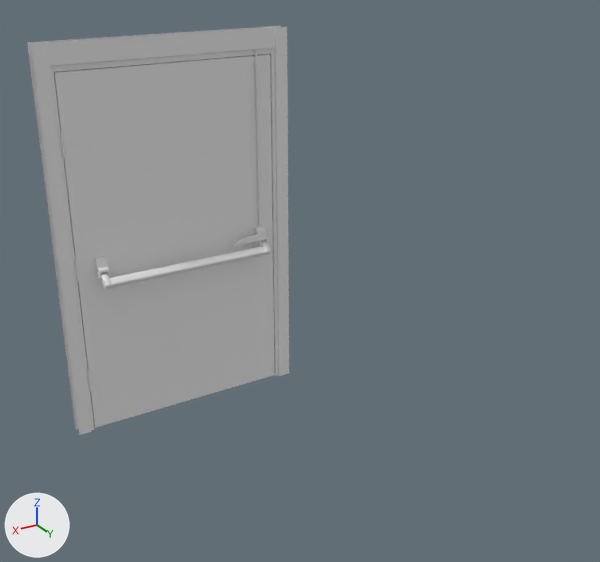
An edit to the Blender file Assets/Models/DoorOptions/Single/4ft/Flush4FTSingle.blend, drawn before and after from the same camera.
Rendered twice from a 50 mm camera at (2.31, 4.2, 2.73) aimed at (0.36, 0.95, 1.1). The axes (+X, +Y, +Z) are drawn at lower left. The lights are the same throughout. Materials are left out; every surface is plain grey.

Names of what the first picture shows: 'DoorOption2', 'PushBar'.
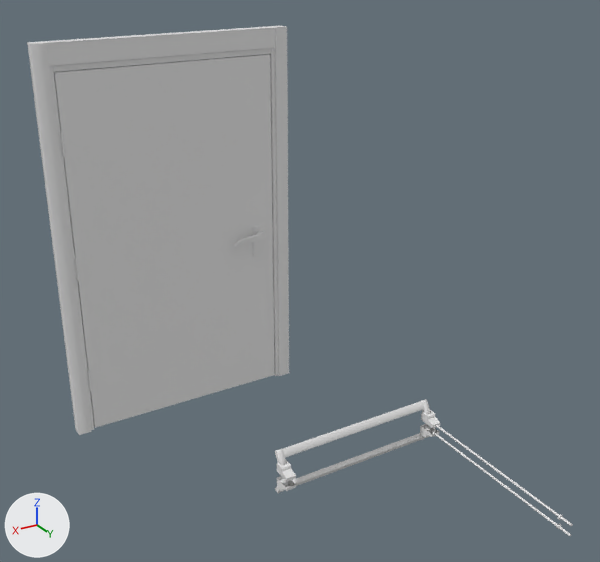
The newer file is also turned or shifted as a whole; pictures and numbers use the older file's frame.

What differs and where, as boxes [x1, y1, x2, y2] in the pictures (600 x 562 px; the box of a moved part takes in the faces that stretch with it):
'PushBar', reshaped, moved, rescaled (69% wider, 42% shorter): before [95, 51, 271, 289]; after [275, 399, 573, 536]
part 1 of me_cube_002, added: after [27, 26, 286, 434]
part 2 of me_cube_004, moved or reshaped (not visible before): after [275, 449, 287, 466]
part 3 of me_cube_004, moved or reshaped: before [110, 246, 266, 287]; after [283, 401, 424, 458]
part 4 of me_cube_004, moved or reshaped (not visible before): after [419, 399, 431, 414]
part 5 of me_cube_004, moved or reshaped: before [95, 257, 110, 279]; after [277, 460, 296, 482]
part 6 of me_cube_004, moved or reshaped: before [255, 226, 268, 246]; after [421, 410, 440, 428]
part 7 of me_cube_004, moved or reshaped: before [255, 51, 261, 227]; after [436, 424, 573, 527]
part 8 of me_cube_004, moved or reshaped: before [260, 240, 271, 255]; after [275, 486, 283, 493]
part 9 of me_cube_004, moved or reshaped (not visible before): after [292, 433, 422, 486]
part 10 of me_cube_004, moved or reshaped: before [101, 272, 112, 289]; after [420, 433, 425, 440]
part 11 of me_cube_004, moved or reshaped (not visible before): after [277, 476, 296, 491]
part 12 of me_cube_004, moved or reshaped (not visible before): after [420, 424, 440, 438]
part 13 of me_cube_004, moved or reshaped (not visible before): after [435, 433, 571, 536]

Edits to the bpy script that builds the scene:
```text
Change me_cube_002:
    where me_cube_002.from_pydata(...)  # 1312 vertices, 1223 faces; spans x 0.41..1.82, y -0.03..0.03, z 0.0..2.2
    verts and faces of me_cube_002; kept vertices keep their numbers, new ones are numbered from 1312
    me_cube_002 part 1
    add verts[1312] = (1.12, 0.0, 0.01)
    add edges += [(1214, 1312), (1230, 1312)]
    add faces += [(104, 106, 107, 105), (20, 22, 106, 104), (20, 21, 23, 22)]
Change me_cube_004:
    where me_cube_004.from_pydata(...)  # 732 vertices, 732 faces; spans x -1.087..-0.046, y -0.138..0.138, z 1.052..2.224
    used by ob_pushbar; location = (0.011, 0.0, -0.141); scale = (-1.0, 1.0, 1.0)
    me_cube_004 part 2: the loose piece of 72 vertices spanning x -0.093..-0.055, y -0.138..-0.041, z 1.052..1.127 is turned -90 degrees about the x axis through its middle, then moved by (0.548, 1.039, -1.0)
    me_cube_004 part 3: the loose piece of 24 vertices spanning x -1.041..-0.091, y 0.083..0.136, z 1.053..1.1 is multiplied about its middle by the matrix ((-1.0, 0.0, 0.0), (0.0, 0.0, 1.0), (0.0, 1.0, 0.0)), then moved by (0.548, 0.827, -0.967)
    me_cube_004 part 4: the loose piece of 72 vertices spanning x -1.077..-1.039, y -0.138..-0.041, z 1.052..1.127 is turned -90 degrees about the x axis through its middle, then moved by (0.548, 1.039, -1.0)
    me_cube_004 part 5: the loose piece of 54 vertices spanning x -1.087..-1.03, y 0.021..0.077, z 1.09..1.197 is multiplied about its middle by the matrix ((-1.0, 0.0, 0.0), (0.0, 0.0, 1.0), (0.0, 1.0, 0.0)), then moved by (1.532, 0.954, -1.095)
    me_cube_004 part 6: the loose piece of 95 vertices spanning x -0.103..-0.046, y 0.021..0.077, z 1.09..1.197 is multiplied about its middle by the matrix ((-1.0, 0.0, 0.0), (0.0, 0.0, 1.0), (0.0, 1.0, 0.0)), then moved by (-0.436, 0.954, -1.095)
    me_cube_004 part 7: the loose piece of 17 vertices spanning x -0.081..-0.068, y 0.024..0.037, z 1.186..2.224 is multiplied about its middle by the matrix ((-1.0, 0.0, 0.0), (0.0, 0.0, 1.0), (0.0, 1.0, 0.0)), then moved by (-0.436, 1.534, -1.675)
    me_cube_004 part 8: the loose piece of 72 vertices spanning x -0.093..-0.055, y 0.041..0.138, z 1.052..1.127 is turned -90 degrees about the x axis through its middle, then moved by (0.548, 0.859, -1.179)
    me_cube_004 part 9: the loose piece of 24 vertices spanning x -1.041..-0.091, y -0.136..-0.083, z 1.053..1.1 is multiplied about its middle by the matrix ((-1.0, 0.0, 0.0), (0.0, 0.0, 1.0), (0.0, 1.0, 0.0)), then moved by (0.548, 1.046, -1.187)
    me_cube_004 part 10: the loose piece of 72 vertices spanning x -1.077..-1.039, y 0.041..0.138, z 1.052..1.127 is turned -90 degrees about the x axis through its middle, then moved by (0.548, 0.859, -1.179)
    me_cube_004 part 11: the loose piece of 54 vertices spanning x -1.087..-1.03, y -0.077..-0.021, z 1.09..1.197 is multiplied about its middle by the matrix ((-1.0, 0.0, 0.0), (0.0, 0.0, 1.0), (0.0, 1.0, 0.0)), then moved by (1.532, 1.051, -1.192)
    me_cube_004 part 12: the loose piece of 95 vertices spanning x -0.103..-0.046, y -0.077..-0.021, z 1.09..1.197 is multiplied about its middle by the matrix ((-1.0, 0.0, 0.0), (0.0, 0.0, 1.0), (0.0, 1.0, 0.0)), then moved by (-0.436, 1.051, -1.192)
    me_cube_004 part 13: the loose piece of 17 vertices spanning x -0.081..-0.068, y -0.037..-0.024, z 1.186..2.224 is multiplied about its middle by the matrix ((-1.0, 0.0, 0.0), (0.0, 0.0, 1.0), (0.0, 1.0, 0.0)), then moved by (-0.436, 1.594, -1.735)
Change ob_pushbar:
    ob_pushbar.scale: (-1.0, 1.0, 1.0) -> (1.0, 1.0, 1.0)
    ob_pushbar.location: (0.011, 0.0, -0.141) -> (0.0, 0.0, 0.0)
```
